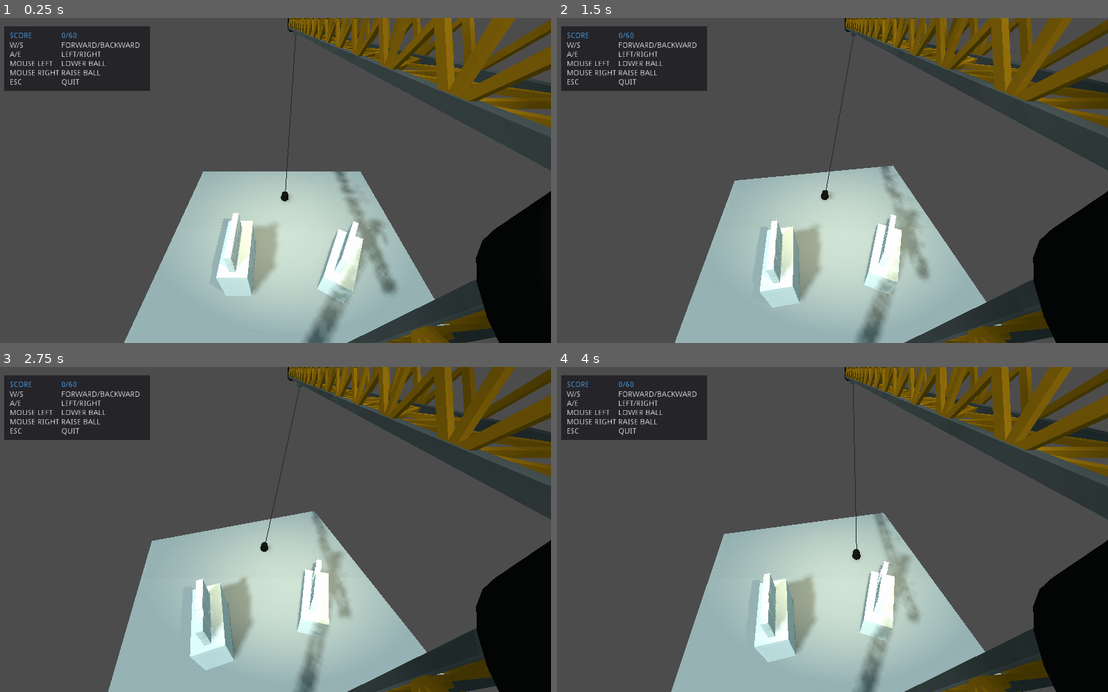
Above: before the commit, frames 1-4 (two rows, left to right).
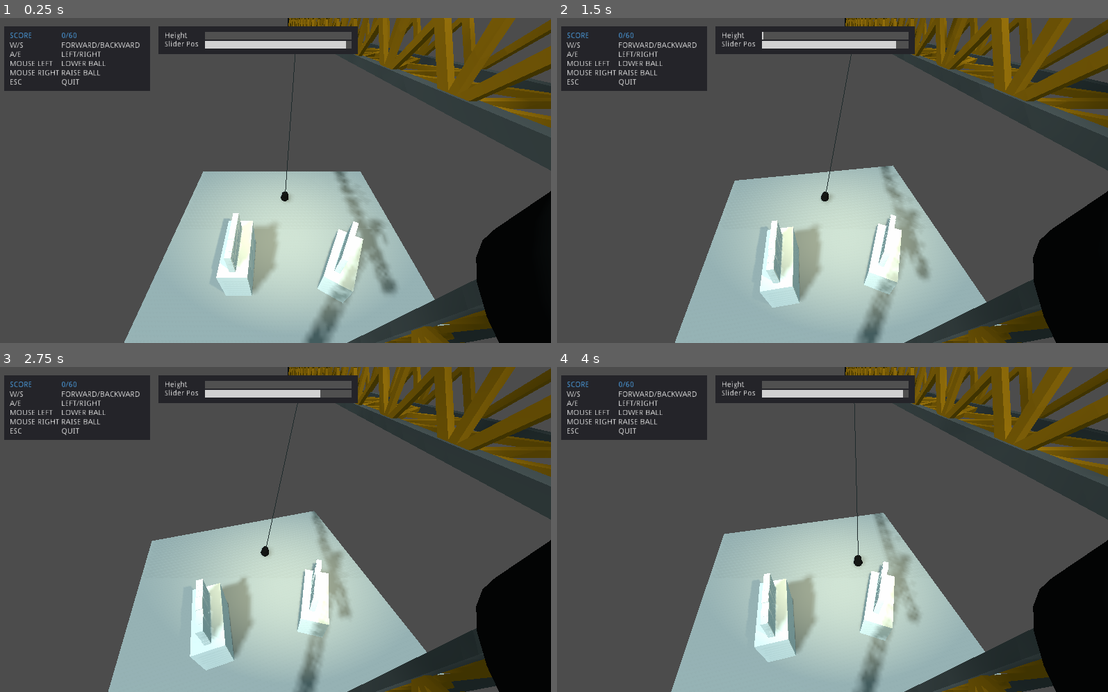
Above: after the commit, the same moments.

Repository: Aroweeri/Get-Rekt
Game: Godot game, scene res://level1.tscn
Same seed, same stepped clock (60 frames per second), same inputs: the game is played once before the commit and once after it.
Inputs (mouse positions are in pixels of both pictures, inside the frame that each line leads up to):
- Up to frame 1 (0.25 s): no input
- Up to frame 2 (1.5 s): tap Enter (restart) at 0.5 s; move the mouse to (953, 164) at 0.52 s; press the mouse at (953, 164) at 0.53 s; hold D (rotate_right) 0.53-1.28 s; right-click (953, 164) at 0.8 s; move the mouse to (716, 196) at 1.27 s; release the mouse at (716, 196) at 1.28 s; hold S (backward) from 1.28 s (still down); right-click (716, 196) at 1.35 s
- Up to frame 3 (2.75 s): click (159, 545) at 1.55 s; move the mouse to (330, 458) at 2.02 s; release S (backward) at 2.03 s; press the mouse at (330, 458) at 2.03 s; hold D (rotate_right) from 2.03 s (still down); right-click (330, 458) at 2.3 s
- Up to frame 4 (4 s): move the mouse to (804, 594) at 2.77 s; release D (rotate_right) at 2.78 s; release the mouse at (804, 594) at 2.78 s; hold W (forward) 2.78-3.53 s; right-click (804, 594) at 2.85 s; click (804, 594) at 3.05 s; move the mouse to (997, 578) at 3.52 s; press the mouse at (997, 578) at 3.53 s; hold A (rotate_left) from 3.53 s (still down); right-click (997, 578) at 3.8 s

The runs differ from the first frame. In frame 1, 2.7% of the frame differs, in the area x 28-65%, y 2-54%; in frame 2, 2.7%; in frame 3, 2.7%; in frame 4, 2.8%, in the area x 28-90%, y 2-91%.

Commit message:
Add progress bars to track crane parts position.

Diff:
--- a/get_rekt/crane.gd
+++ b/get_rekt/crane.gd
@@ -3,6 +3,13 @@
 var ball_vertical_speed = 0.04;
 var controlsEnabled = true;
 var time_counter = 0;
+var ballHeight = 0;
+var ballHeightMin = 0;
+var ballHeightMax = 13;
+var sliderPos = 14;
+var sliderPosMin = 1.5;
+var sliderPosMax = 14.5;
+var craneRotation = 0;
 
 func _physics_process(delta):
 	time_counter += delta;
@@ -12,6 +19,10 @@
 	handleInput(delta);
 
 func _process(delta):
+
+	get_node("crane_origin").rotation.y = craneRotation;
+	get_node("crane_origin/chain_anchor").transform.origin.x = sliderPos;
+	get_node("chain_placeholder/SliderJoint").set_param(SliderJoint.PARAM_LINEAR_LIMIT_LOWER, ballHeight);
 
 	#draw line from chain anchor to ball
 	var ballPos = get_node("ball/RopeMountPoint").global_transform.origin;
@@ -24,31 +35,31 @@
 	chain.end();
 
 func handleInput(delta):
-	var limit;
 	var node;
 
 	if(!controlsEnabled):
 		return;
 
+	#adjust crane values
 	if(Input.is_action_pressed("rotate_right")):
-		get_node("crane_origin").rotate_y(-0.2*delta);
+		craneRotation -= 0.2*delta;
 	elif(Input.is_action_pressed("rotate_left")):
-		get_node("crane_origin").rotate_y(0.2*delta)
+		craneRotation += 0.2*delta;
 	if(Input.is_action_pressed("backward")):
-		node = get_node("crane_origin/chain_anchor");
-		if(node.transform.origin.x > 1.5):
-			node.translate(Vector3(-0.05,0,0));
+		sliderPos -= 0.05;
 	elif(Input.is_action_pressed("forward")):
-		node = get_node("crane_origin/chain_anchor");
-		if(node.transform.origin.x < 14.5):
-			node.translate(Vector3(0.05,0,0));
+		sliderPos += 0.05
 	if(Input.is_action_pressed("raise")):
-		node = get_node("chain_placeholder/SliderJoint");
-		limit = node.get_param(SliderJoint.PARAM_LINEAR_LIMIT_LOWER);
-		if(limit < 13.9):
-			node.set_param(SliderJoint.PARAM_LINEAR_LIMIT_LOWER, limit + ball_vertical_speed);
+		ballHeight += ball_vertical_speed;
 	elif(Input.is_action_pressed("lower")):
-		node = get_node("chain_placeholder/SliderJoint");
-		limit = node.get_param(SliderJoint.PARAM_LINEAR_LIMIT_LOWER);
-		if(limit > 0):
-			node.set_param(SliderJoint.PARAM_LINEAR_LIMIT_LOWER, limit - ball_vertical_speed);
+		ballHeight -= ball_vertical_speed;
+
+	#correct for values past min/max
+	if(sliderPos > sliderPosMax):
+		sliderPos = sliderPosMax;
+	if(sliderPos < sliderPosMin):
+		sliderPos = sliderPosMin;
+	if(ballHeight > ballHeightMax):
+		ballHeight = ballHeightMax;
+	if(ballHeight < ballHeightMin):
+		ballHeight = ballHeightMin;
--- /dev/null
+++ b/get_rekt/heightProgress.gd
@@ -0,0 +1,11 @@
+extends ProgressBar
+
+var target;
+
+func _ready():
+	target = get_node("../../crane");
+	min_value = target.ballHeightMin;
+	max_value = target.ballHeightMax;
+
+func _process(delta):
+	value = target.ballHeight;
--- a/get_rekt/level1.tscn
+++ b/get_rekt/level1.tscn
@@ -1,9 +1,13 @@
-[gd_scene load_steps=11 format=2]
+[gd_scene load_steps=15 format=2]
 
 [ext_resource path="res://ground.tres" type="Material" id=1]
 [ext_resource path="res://structure1.tscn" type="PackedScene" id=2]
 [ext_resource path="res://crane.tscn" type="PackedScene" id=3]
 [ext_resource path="res://level1.gd" type="Script" id=4]
+[ext_resource path="res://heightProgress.gd" type="Script" id=5]
+[ext_resource path="res://sliderProgress.gd" type="Script" id=6]
+[ext_resource path="res://progressBarBGStyle.tres" type="StyleBox" id=8]
+[ext_resource path="res://progressBarFGStyle.tres" type="StyleBox" id=9]
 
 [sub_resource type="Environment" id=1]
 ambient_light_color = Color( 0.74902, 0.988235, 1, 1 )
@@ -197,3 +201,60 @@
 __meta__ = {
 "_edit_use_anchors_": false
 }
+
+[node name="Panel3" type="Panel" parent="."]
+margin_left = 301.0
+margin_top = 16.0
+margin_right = 668.0
+margin_bottom = 67.0
+__meta__ = {
+"_edit_use_anchors_": false
+}
+
+[node name="heightProgress" type="ProgressBar" parent="Panel3"]
+margin_left = 85.0
+margin_top = 9.5421
+margin_right = 356.0
+margin_bottom = 23.5421
+custom_styles/fg = ExtResource( 9 )
+custom_styles/bg = ExtResource( 8 )
+max_value = 14.0
+value = 7.0
+percent_visible = false
+script = ExtResource( 5 )
+__meta__ = {
+"_edit_use_anchors_": false
+}
+
+[node name="sliderProgress" type="ProgressBar" parent="Panel3"]
+margin_left = 85.0
+margin_top = 25.5421
+margin_right = 356.0
+margin_bottom = 39.5421
+custom_styles/fg = ExtResource( 9 )
+custom_styles/bg = ExtResource( 8 )
+min_value = 1.5
+max_value = 14.5
+value = 14.5
+percent_visible = false
+script = ExtResource( 6 )
+__meta__ = {
+"_edit_use_anchors_": false
+}
+
+[node name="height" type="Label" parent="Panel3"]
+margin_left = 10.5
+margin_top = 9.5421
+margin_right = 50.5
+margin_bottom = 23.5421
+text = "Height"
+
+[node name="slider" type="Label" parent="Panel3"]
+margin_left = 10.5
+margin_top = 25.5421
+margin_right = 52.5
+margin_bottom = 39.5421
+text = "Slider Pos"
+__meta__ = {
+"_edit_use_anchors_": false
+}
--- /dev/null
+++ b/get_rekt/progressBarBGStyle.tres
@@ -0,0 +1,4 @@
+[gd_resource type="StyleBoxFlat" format=2]
+
+[resource]
+bg_color = Color( 0.317647, 0.317647, 0.317647, 1 )
--- /dev/null
+++ b/get_rekt/progressBarFGStyle.tres
@@ -0,0 +1,5 @@
+[gd_resource type="StyleBoxFlat" format=2]
+
+[resource]
+bg_color = Color( 0.823529, 0.823529, 0.823529, 1 )
+border_color = Color( 0.0941176, 0.0941176, 0.0941176, 1 )
--- /dev/null
+++ b/get_rekt/rotationProgress.gd
@@ -0,0 +1,11 @@
+extends ProgressBar
+
+var target;
+
+func _ready():
+	target = get_node("../../crane");
+	min_value = target.craneRotationMin + 90;
+	max_value = target.craneRotationMax + 90;
+
+func _process(delta):
+	value = target.craneRotation
--- /dev/null
+++ b/get_rekt/sliderProgress.gd
@@ -0,0 +1,11 @@
+extends ProgressBar
+
+var target;
+
+func _ready():
+	target = get_node("../../crane");
+	min_value = target.sliderPosMin;
+	max_value = target.sliderPosMax;
+
+func _process(delta):
+	value = target.sliderPos;
